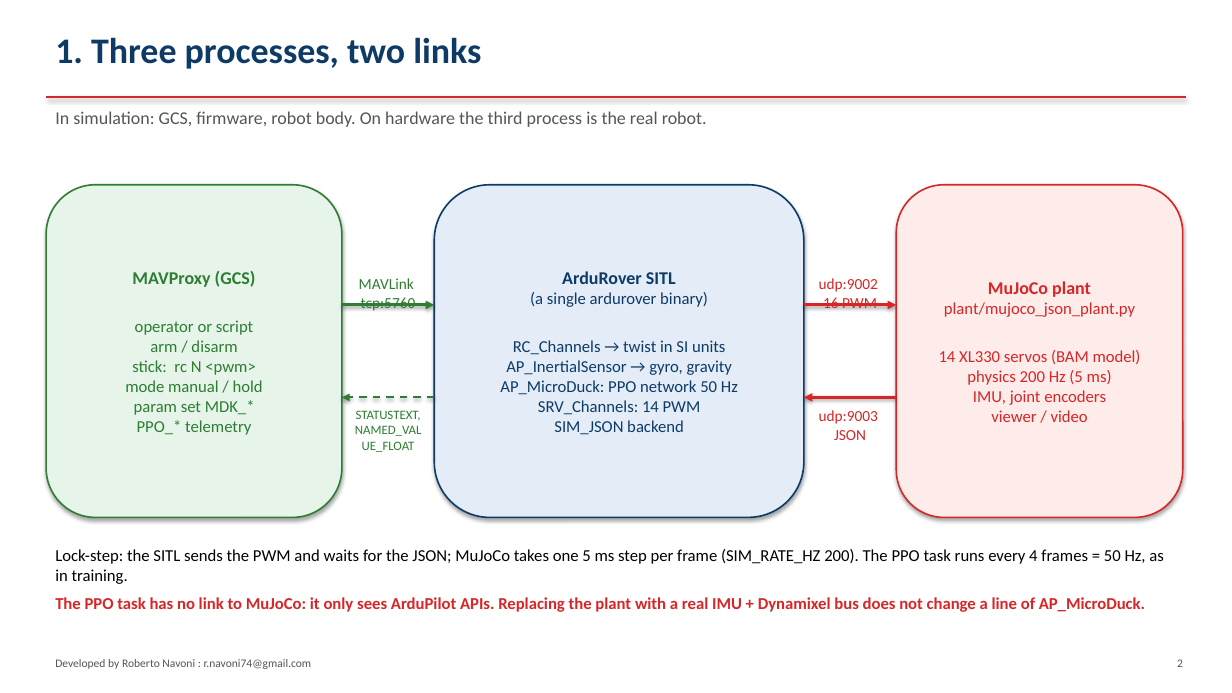
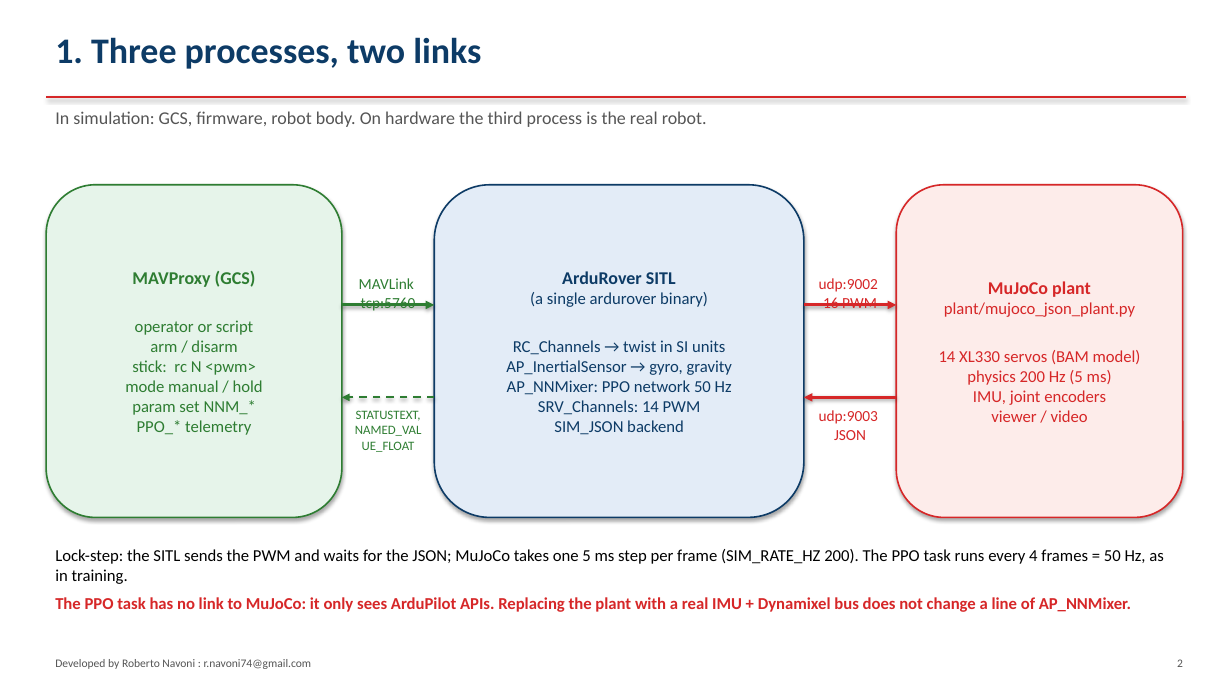
Before and after one commit to virtualrobotix/Arudpilot-Neural-Mixer, a slide deck: slide 2 of docs/architecture-integration.pptx. Drawn at 1232x693 pixels with LibreOffice and Linux fonts; fonts in the diff are those of the drawing. Boxes give left, top, right and bottom in pixels: in the first picture for what was removed or moved away, otherwise in the second. Text is boxed around its words. In the diff, an @@ line names an element or a change of style, - is before the commit and + after.

```diff
--- a/docs/architecture-integration.pptx
+++ b/docs/architecture-integration.pptx
@@ text in rounded rectangle at [507,380,732,395]: text changed @@
-AP_MicroDuck: PPO network 50 Hz
+AP_NNMixer: PPO network 50 Hz
@@ text in rounded rectangle at [132,400,256,415]: text changed @@
-param set MDK_*
+param set NNM_*
@@ text at [55,597,1131,612]: text changed @@
-The PPO task has no link to MuJoCo: it only sees ArduPilot APIs. Replacing the plant with a real IMU + Dynamixel bus does not change a line of AP_MicroDuck.
+The PPO task has no link to MuJoCo: it only sees ArduPilot APIs. Replacing the plant with a real IMU + Dynamixel bus does not change a line of AP_NNMixer.
```
Also in this commit, not shown: 10 other slides changed, 24 other files.
